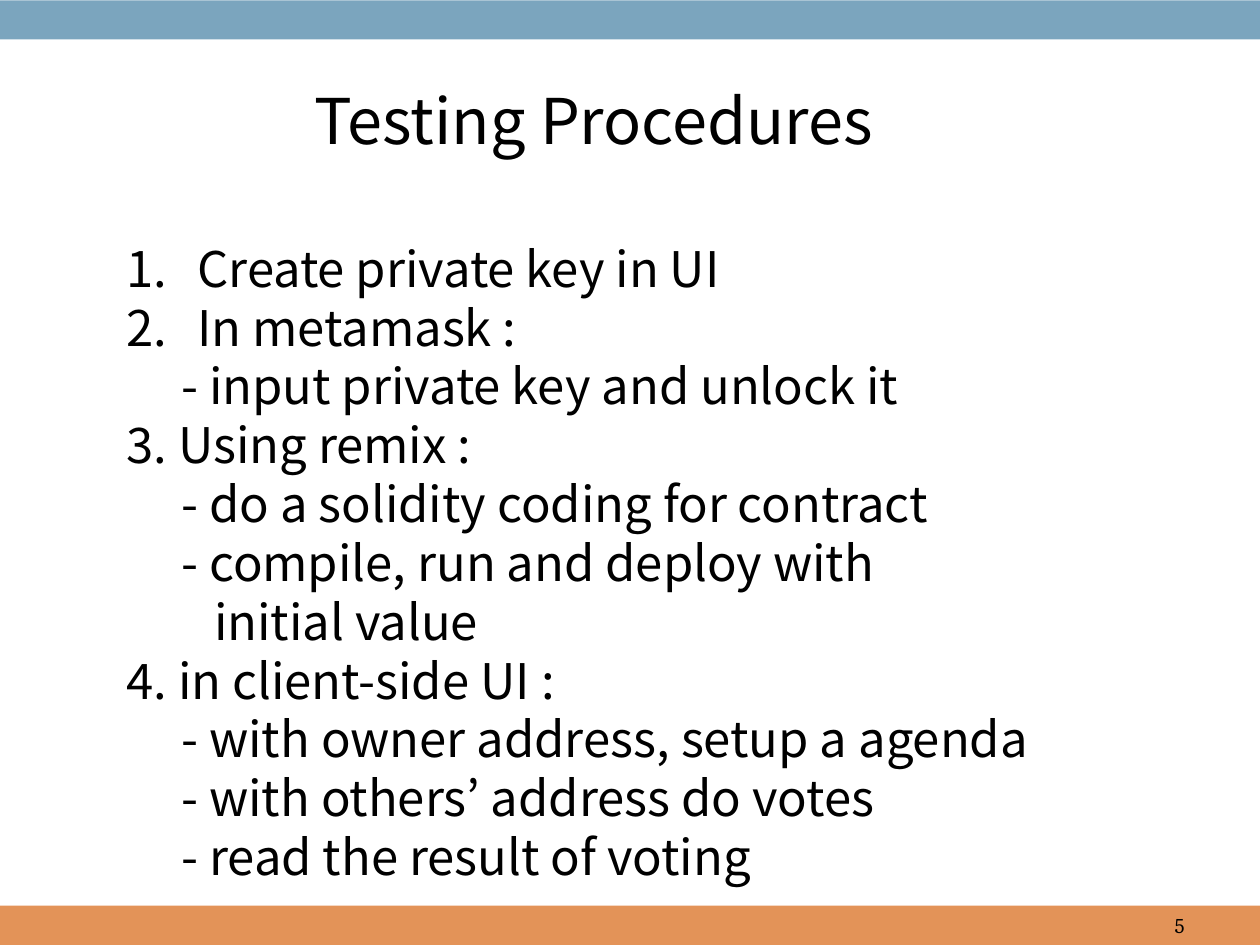
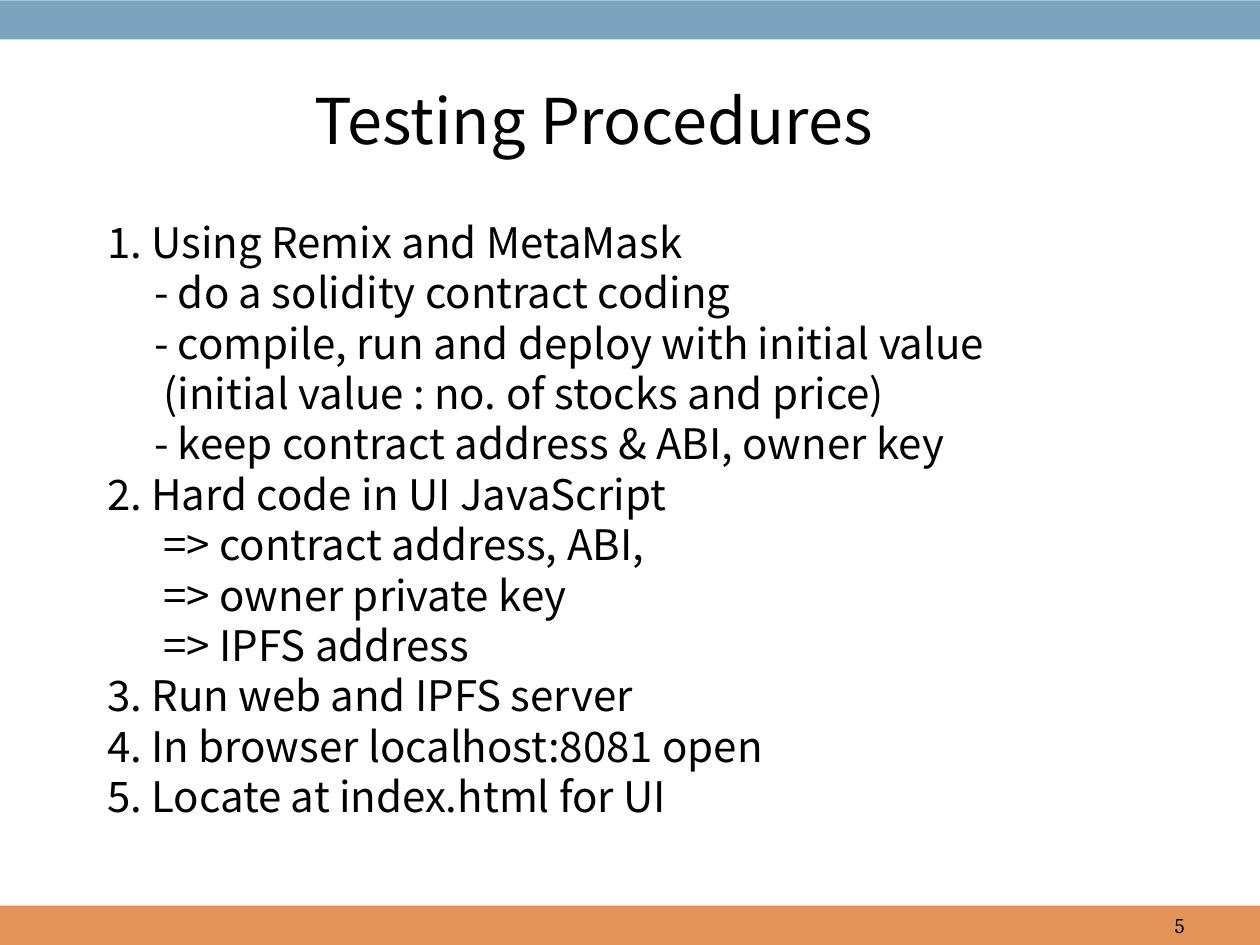
Before and after one commit to hdbaek/NotUsed, a slide deck: slide 5 of AgendaHandling.pptx. Drawn at 1260x945 pixels with LibreOffice and Linux fonts; fonts in the diff are those of the drawing; background and template pictures are left out. Boxes give left, top, right and bottom in pixels: in the first picture for what was removed or moved away, otherwise in the second. Text is boxed around its words. In the diff, an @@ line names an element or a change of style, - is before the commit and + after.

```diff
--- a/AgendaHandling.pptx
+++ b/AgendaHandling.pptx
@@ text at [107, 224, 984, 813]: text changed; size 28 to 24 pt @@
-1. Create private key in UI
-2. In metamask :
-- input private key and unlock it
-3. Using remix :
-- do a solidity coding for contract
-- compile, run and deploy with
-initial value
-4. in client-side UI :
-- with owner address, setup a agenda
-- with others’ address do votes
-- read the result of voting
+1. Using Remix and MetaMask
+- do a solidity contract coding
+- compile, run and deploy with initial value
+(initial value : no. of stocks and price)
+- keep contract address & ABI, owner key
+2. Hard code in UI JavaScript
+=> contract address, ABI,
+=> owner private key
+=> IPFS address
+3. Run web and IPFS server
+4. In browser localhost:8081 open
+5. Locate at index.html for UI
```
Also in this commit, not shown: 5 other slides changed, 2 slides added, 1 slide removed.
